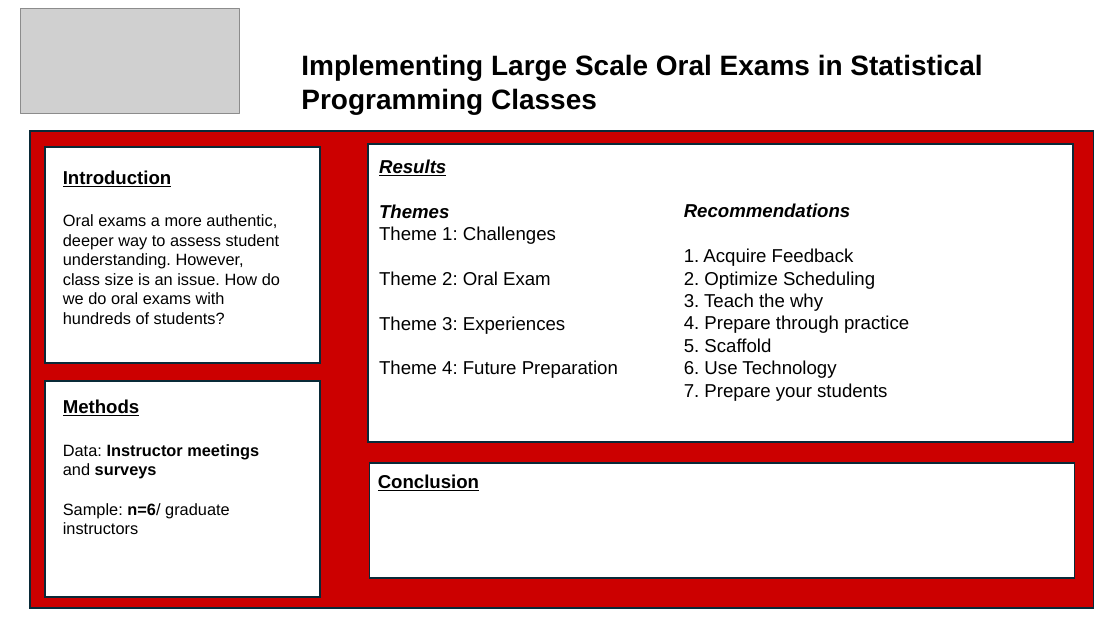
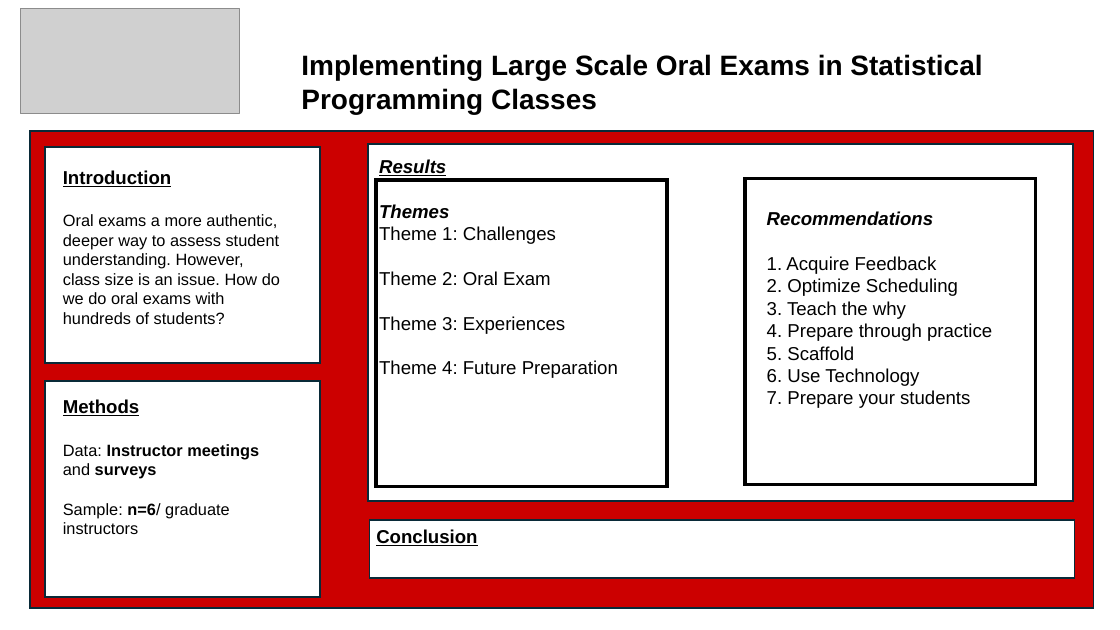
Before and after one commit to mjferrell94/Oral-Exam-Project-, a slide deck: slide 1 of Faculty_Excellence_Poster.pptx. Drawn at 1120x630 pixels with LibreOffice and Linux fonts; fonts in the diff are those of the drawing; grey boxes stand for pictures. Boxes give left, top, right and bottom in pixels: in the first picture for what was removed or moved away, otherwise in the second. Text is boxed around its words. In the diff, an @@ line names an element or a change of style, - is before the commit and + after.

Commit message:
Added boxes

```diff
--- a/Faculty_Excellence_Poster.pptx
+++ b/Faculty_Excellence_Poster.pptx
@@ rectangle resized from (x1=368, y1=144, x2=1073, y2=442) to (x1=368, y1=144, x2=1073, y2=501) @@
@@ rectangle added at (x1=745, y1=178, x2=1036, y2=484), fill #FFFFFF, outline #000000 3 pt @@
@@ rectangle added at (x1=376, y1=181, x2=667, y2=486), fill #FFFFFF, outline #000000 3 pt @@
@@ text "Recommendations" moved from (x1=684, y1=203, x2=909, y2=401) to (x1=767, y1=211, x2=992, y2=408) @@
@@ text "Conclusion" moved from (x1=378, y1=474, x2=479, y2=491) to (x1=376, y1=529, x2=477, y2=546) @@
@@ rectangle resized from (x1=370, y1=463, x2=1075, y2=578) to (x1=370, y1=520, x2=1075, y2=577) @@
```
